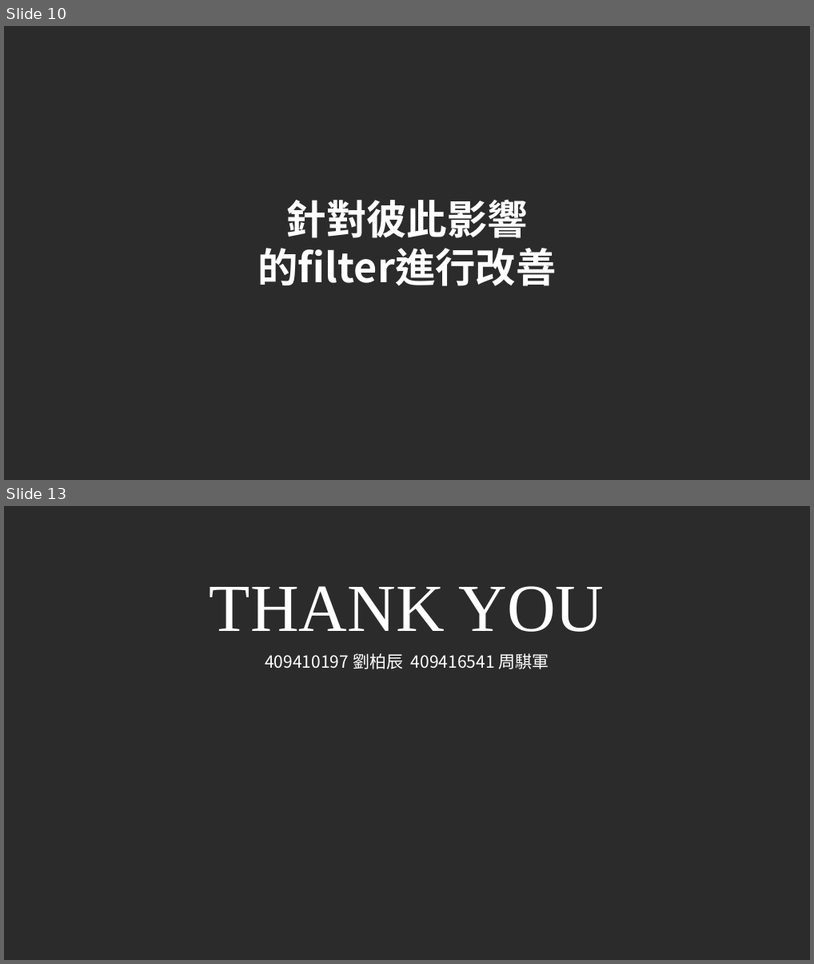
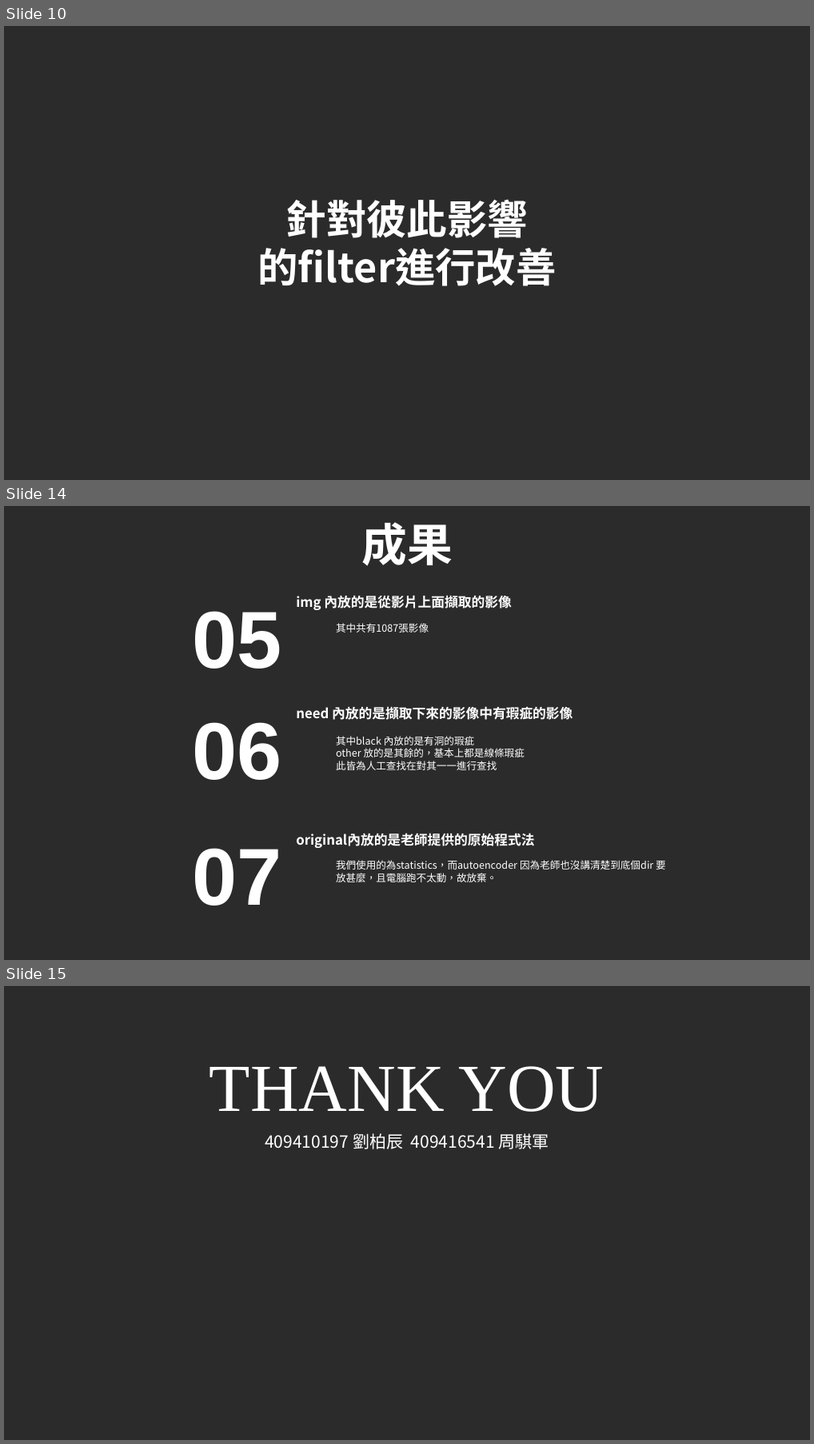
Before and after one commit to 409416541/111-1-project, a slide deck: 影像專題.pptx. Shown one above the other, each under a label of ours: slides 10 and 13 before the commit, slides 10, 14 and 15 after it; the slides between them are not shown. The pictures are 814x964 and 814x1444 pixels, drawn with LibreOffice and Linux fonts; fonts in the diff are those of the drawing; background and template pictures are left out; a plain dark background stands for a picture behind light text. Boxes give left, top, right and bottom in pixels: in the first picture for what was removed or moved away, otherwise in the second. Text is boxed around its words. In the diff, an @@ line names an element or a change of style, - is before the commit and + after.

```diff
--- a/影像專題.pptx
+++ b/影像專題.pptx
@@ slide 14 added at (4, 506, 810, 960), background picture (left out) @@
@@ text added at (362, 522, 452, 566), 54 pt, text #FFFFFF, bold @@
+成果
@@ text added at (296, 595, 511, 610), 16 pt, text #FFFFFF, bold @@
+img 內放的是從影片上面擷取的影像
@@ text added at (193, 611, 282, 668), 96 pt, text #FFFFFF, bold @@
+05
@@ text added at (336, 623, 429, 632), 12 pt, text #FFFFFF @@
+其中共有1087張影像
@@ text added at (296, 706, 573, 720), 16 pt, text #FFFFFF, bold @@
+need 內放的是擷取下來的影像中有瑕疵的影像
@@ text added at (193, 722, 282, 780), 96 pt, text #FFFFFF, bold @@
+06
@@ text added at (336, 736, 525, 770), 12 pt, text #FFFFFF @@
+其中black 內放的是有洞的瑕疵
+other 放的是其餘的，基本上都是線條瑕疵
+此皆為人工查找在對其一一進行查找
@@ text added at (296, 832, 534, 848), 16 pt, text #FFFFFF, bold @@
+original內放的是老師提供的原始程式法
@@ text added at (193, 848, 282, 905), 96 pt, text #FFFFFF, bold @@
+07
@@ text added at (336, 860, 666, 882), 12 pt, text #FFFFFF @@
+我們使用的為statistics，而autoencoder 因為老師也沒講清楚到底個dir 要放甚麼，且電腦跑不太動，故放棄。
@@ what was slide 13 is now slide 15 @@
```
Also in this commit, not shown: 2 slides changed, 1 other slide added, 2 slides removed.
